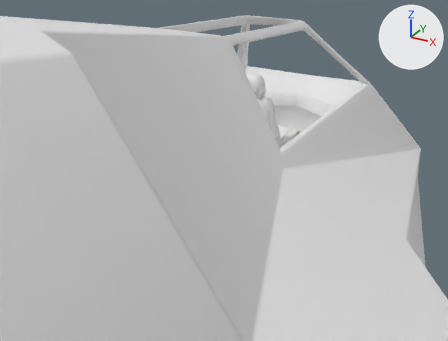
One commit to the Blender file Assets/Working/Indor.blend: the scene before it, then after it.
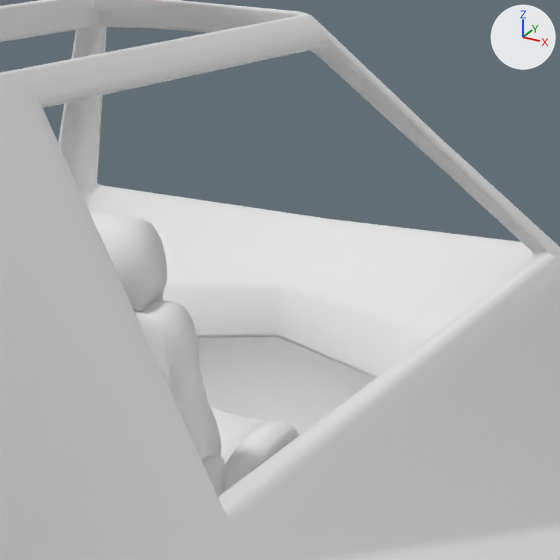
There are two pictures of each version: one from a camera (50 mm lens) standing at (2.14, 1.14, 1.91) and looking at (-0.41, 5.76, -0.4), one close up on the part from 49% to 82% of the width and 5% to 48% of the height. Every picture has the same lights, and +X, +Y and +Z are marked at upper right.

Objects in the first close-up: 'Hull', 'Seat'.
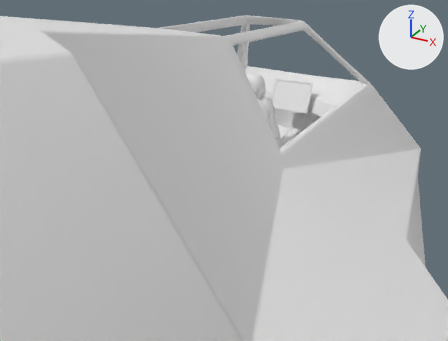
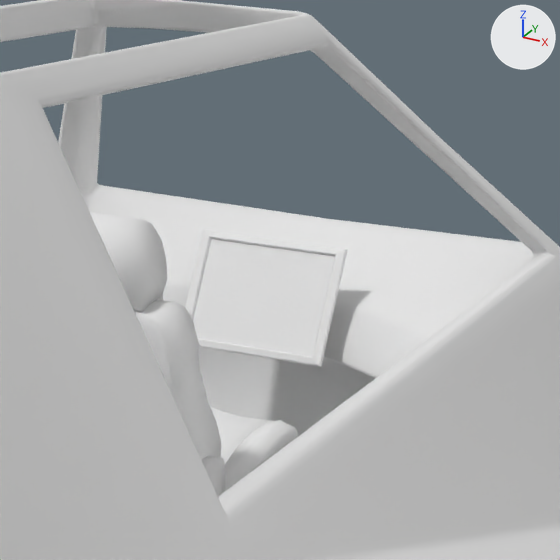
Commit message: Add screen mesh to Indor

Changed parts and their boxes (x1, y1, x2, y2) in the close-ups (560 x 560 px):
'Screen', added: after (193, 239, 335, 356)
'ScreenFrame', added: after (185, 229, 347, 367)

What changed in the scene script:
```text
Add me_cube:
    me_cube.from_pydata(...)  # 24 vertices, 21 faces; spans x -0.189..0.189, y 6.235..6.376, z 0.102..0.363
Add me_cube_001:
    me_cube_001.from_pydata([(-0.163, 6.248, 0.123), (-0.163, 6.362, 0.343), (0.163, 6.362, 0.343), (0.163, 6.248, 0.123)], [], [(2, 1, 0, 3)])
Add ob_screenframe:
    ob_screenframe = bpy.data.objects.new('ScreenFrame', me_cube)
    ob_screenframe.location = (0.0, 0.0, 0.0)
Add ob_screen:
    ob_screen = bpy.data.objects.new('Screen', me_cube_001)
    ob_screen.location = (0.0, 0.0, 0.0)
```
